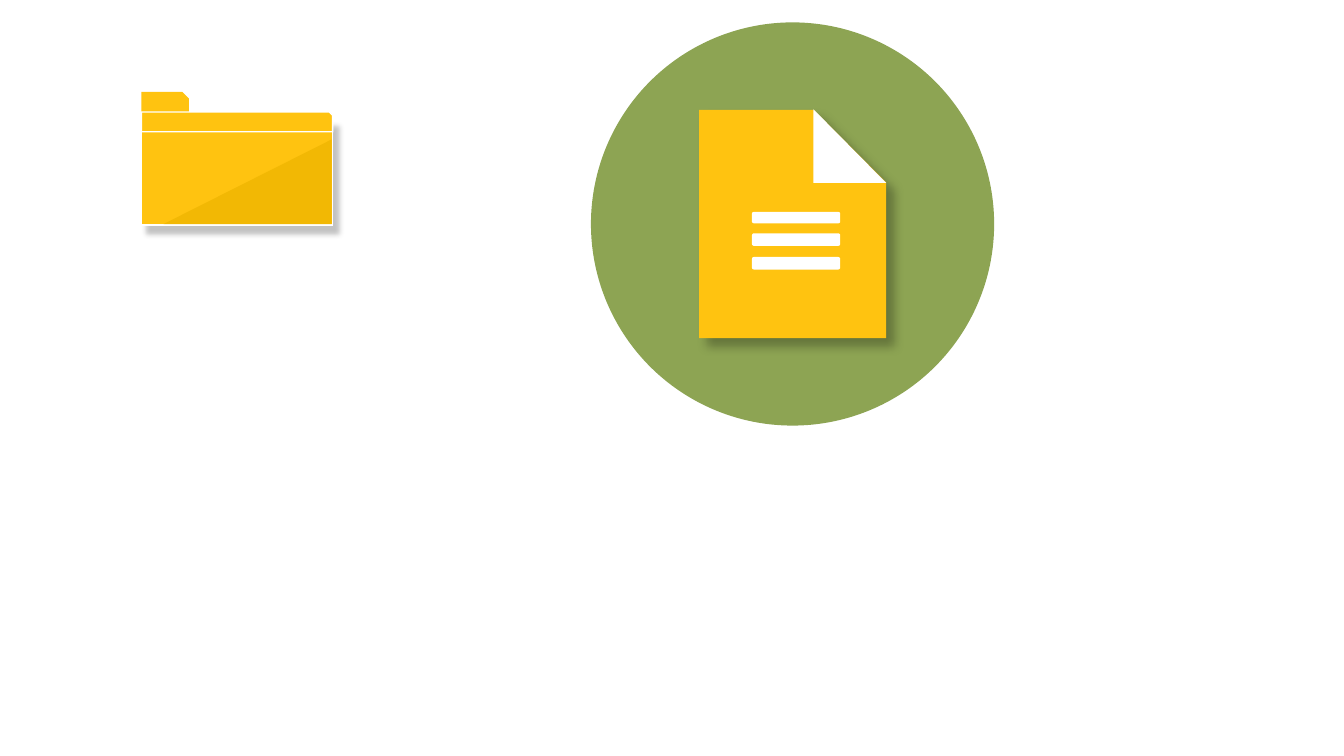
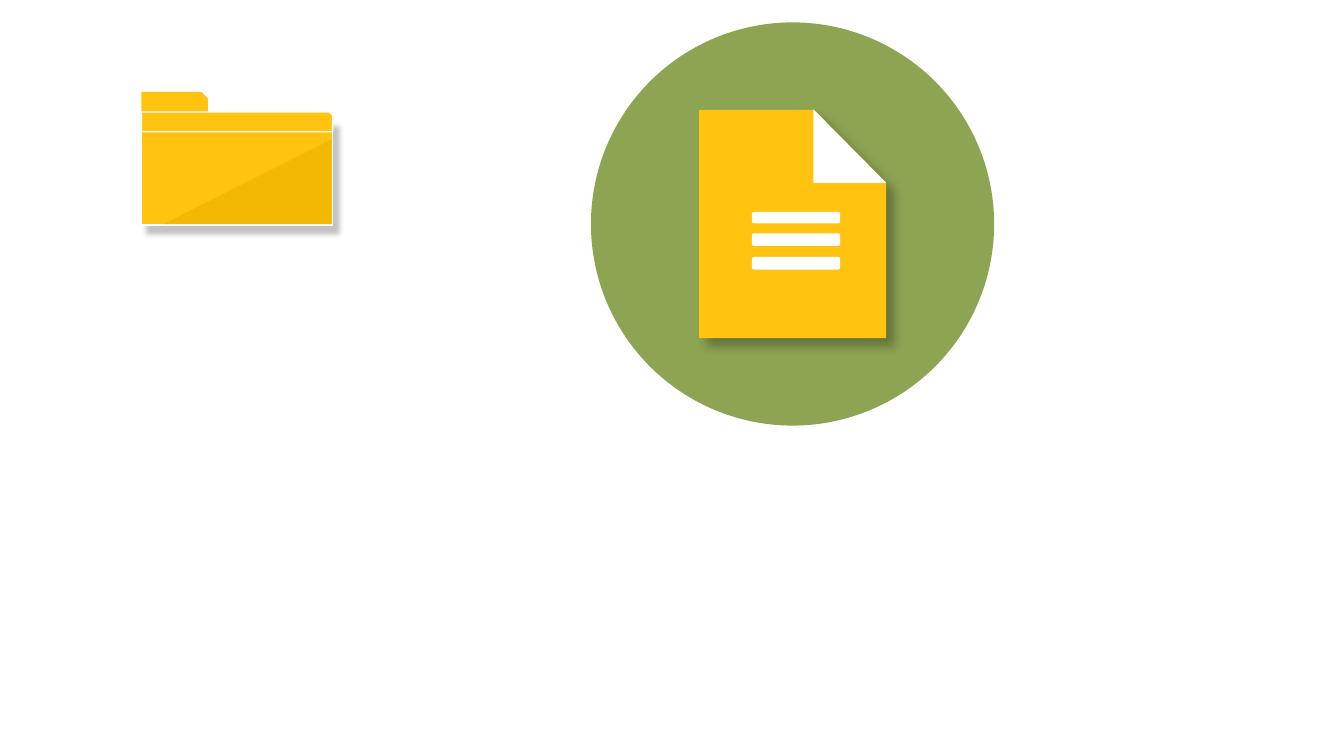
Before and after one commit to reallyrehan/flask-fileexplorer, a slide deck: slide 4 of icons.pptx (slide 3 before the commit). Drawn at 1344x756 pixels with LibreOffice and Linux fonts; fonts in the diff are those of the drawing. Boxes give left, top, right and bottom in pixels: in the first picture for what was removed or moved away, otherwise in the second. Text is boxed around its words. In the diff, an @@ line names an element or a change of style, - is before the commit and + after.

```diff
--- a/icons.pptx
+++ b/icons.pptx
@@ snip rect resized from (x1=141, y1=92, x2=189, y2=132) to (x1=141, y1=92, x2=208, y2=132) @@
```
Also in this commit, not shown: 2 slides added, 5 other files.
